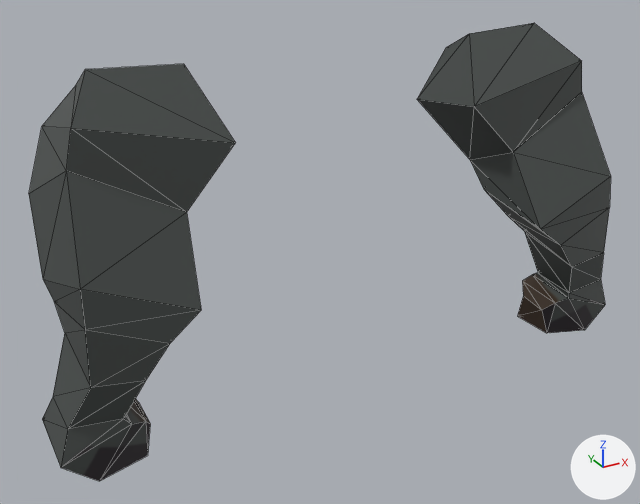
The glTF model external_resources/arm/arm.glb: old version first, new version second.
Camera for both pictures: a 50 mm lens placed at (-3.28, -5.71, 1.78), pointed at (-0.21, -0.12, -1.02). Every picture has the same lights, and +X, +Y and +Z are marked at lower right. The older version comes first. Mesh edges are drawn as thin lines. Vertices at exactly the same position are counted once.

In view in the first picture: 'hand'.
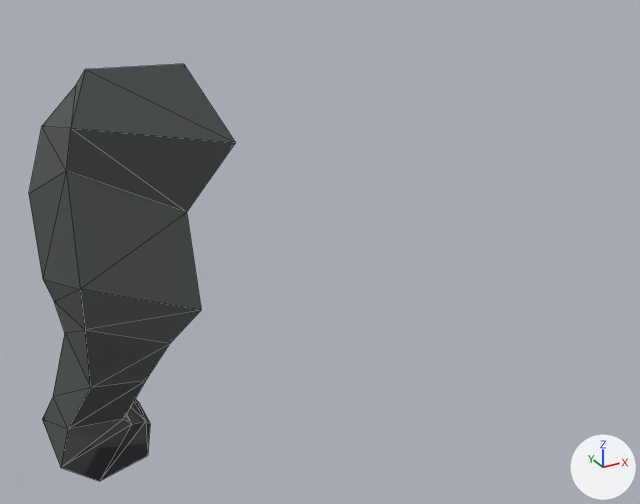
The newer file is also turned or shifted as a whole; pictures and numbers use the older file's frame.

What the commit changed:
me_cube_001 is used by ob_hand; location (0.0, 0.0, 0.0).
me_cube_001 had 80 vertices, 152 faces and spanned x -2.45..2.48, y -0.76..0.51, z -2.11..0.56.
me_cube_001 now has 40 vertices, 76 faces and spans x -2.45..-0.99, y -0.76..0.51, z -2.11..0.56.
me_cube_001 part 1: the loose piece of 40 vertices spanning x 1.02..2.48, y -0.76..0.51, z -2.11..0.56 is deleted.

Where the change shows, as pixel boxes (x1, y1, x2, y2) in the pictures (640 x 504 px):
'hand', reshaped (64% narrower, 9% shorter)
    before: (29, 23, 611, 481)
    after: (29, 64, 235, 481)
part 1 of me_cube_001, deleted
    before: (417, 23, 611, 333)
